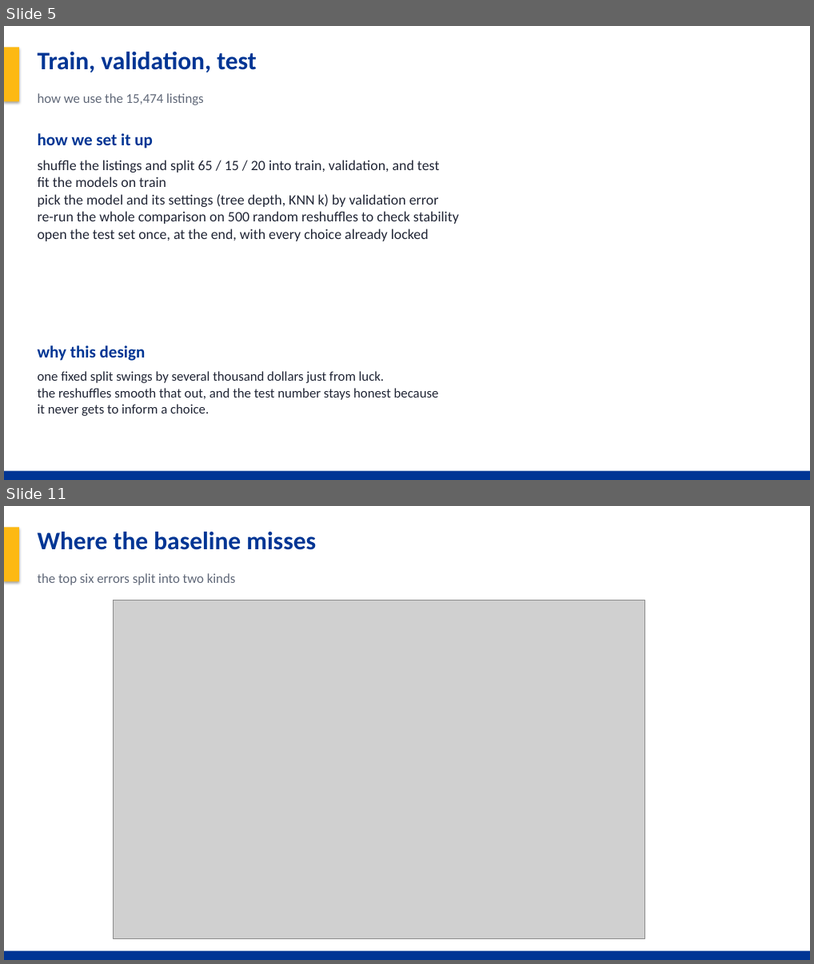
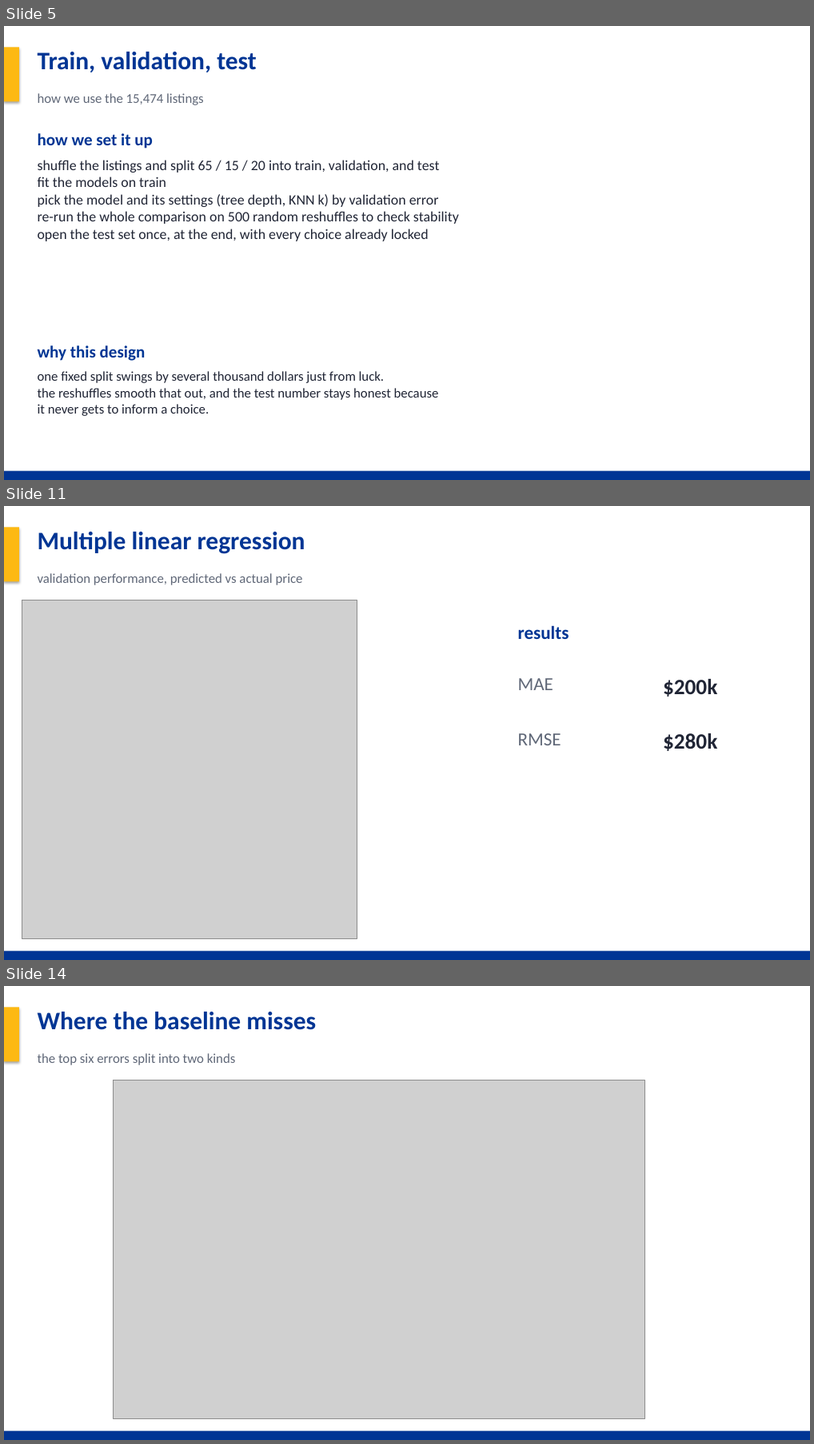
Before and after one commit to Noah-Gallego/house-price-4450-final, a slide deck: HousePrice_Final_Project.pptx. Shown one above the other, each under a label of ours: slides 5 and 11 before the commit, slides 5, 11 and 14 after it; the slides between them are not shown. The pictures are 814x964 and 814x1444 pixels, drawn with LibreOffice and Linux fonts; fonts in the diff are those of the drawing; grey boxes stand for pictures. Boxes give left, top, right and bottom in pixels: in the first picture for what was removed or moved away, otherwise in the second. Text is boxed around its words. In the diff, an @@ line names an element or a change of style, - is before the commit and + after.

Commit message:
Add region clustering, MLR results, distance-metric CV, updated deck

```diff
--- a/HousePrice_Final_Project.pptx
+++ b/HousePrice_Final_Project.pptx
@@ slide 11 added at bbox=[4, 506, 810, 960], background #FFFFFF @@
@@ rectangle added at bbox=[4, 506, 810, 960], fill #FFFFFF @@
@@ rectangle added at bbox=[4, 527, 19, 582], fill #FDB913 @@
@@ text added at bbox=[38, 532, 306, 554], 30 pt, text #003594, bold @@
+Multiple linear regression
@@ text added at bbox=[38, 573, 303, 585], 16 pt, text #606878 @@
+validation performance, predicted vs actual price
@@ picture added at bbox=[22, 600, 358, 939] @@
@@ text added at bbox=[518, 625, 570, 639], 22 pt, text #003594, bold @@
+results
@@ text added at bbox=[518, 678, 554, 690], 22 pt, text #606878 @@
+MAE
@@ text added at bbox=[663, 679, 718, 696], 26 pt, text #202535, bold @@
+$200k
@@ text added at bbox=[518, 733, 562, 745], 22 pt, text #606878 @@
+RMSE
@@ text added at bbox=[663, 733, 718, 751], 26 pt, text #202535, bold @@
+$280k
@@ rectangle added at bbox=[4, 951, 810, 960], fill #003594 @@
@@ what was slide 11 is now slide 14 @@
```
Also in this commit, not shown: 2 slides changed, 5 other slides added, 3 slides removed, 13 other files.
